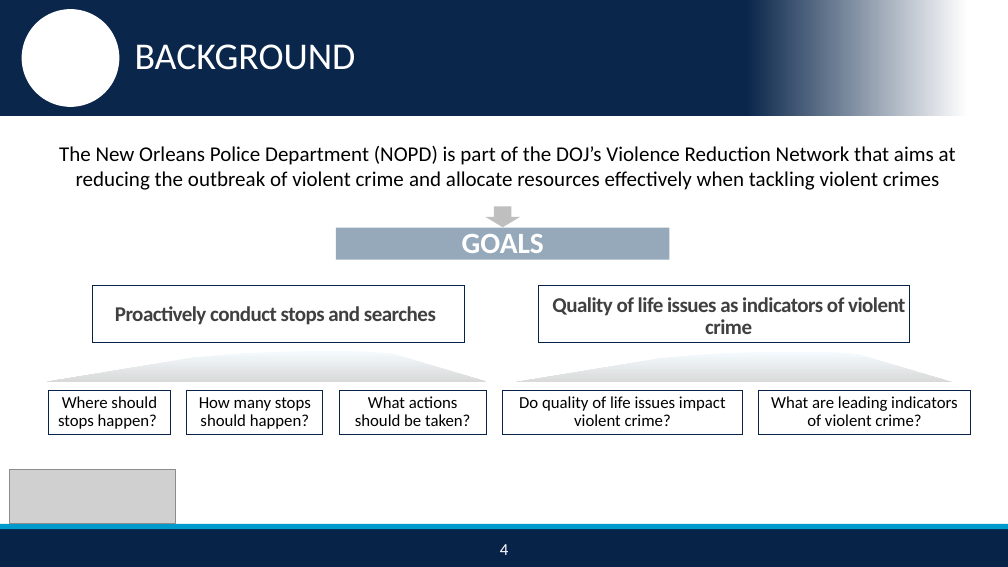
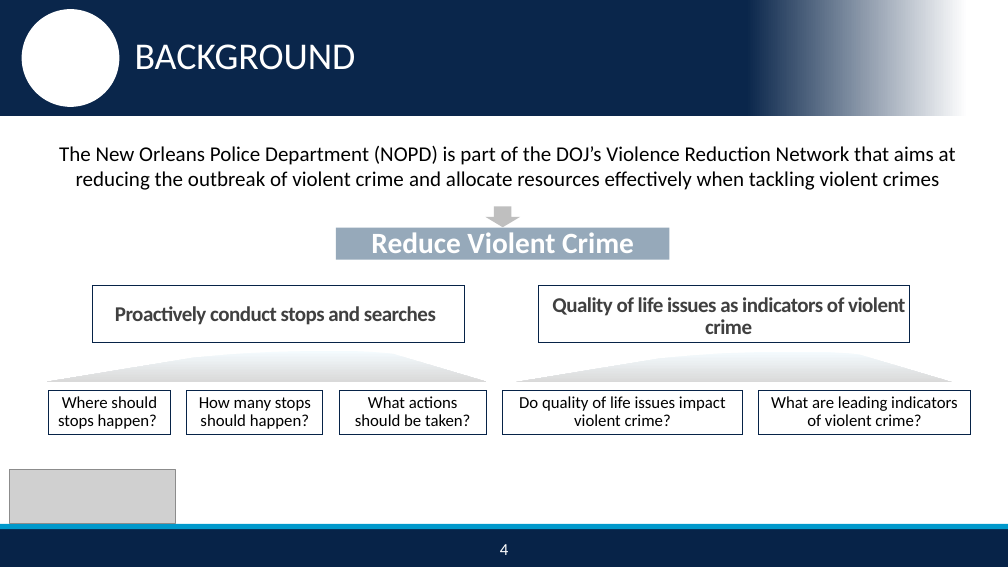
Before and after one commit to nikhilba/NOLA, a slide deck: slide 5 of Presentation/NOLA_Midterm_Presentation_v1.2.pptx. Drawn at 1008x567 pixels with LibreOffice and Linux fonts; fonts in the diff are those of the drawing; grey boxes stand for pictures; background and template pictures are left out. Boxes give left, top, right and bottom in pixels: in the first picture for what was removed or moved away, otherwise in the second. Text is boxed around its words. In the diff, an @@ line names an element or a change of style, - is before the commit and + after.

```diff
--- a/Presentation/NOLA_Midterm_Presentation_v1.2.pptx
+++ b/Presentation/NOLA_Midterm_Presentation_v1.2.pptx
@@ text in rectangle at (371, 232, 634, 253): text changed @@
-GOALS
+Reduce Violent Crime
```
Also in this commit, not shown: 10 other slides changed, 4 slides added, 1 slide removed, 4 other files.
